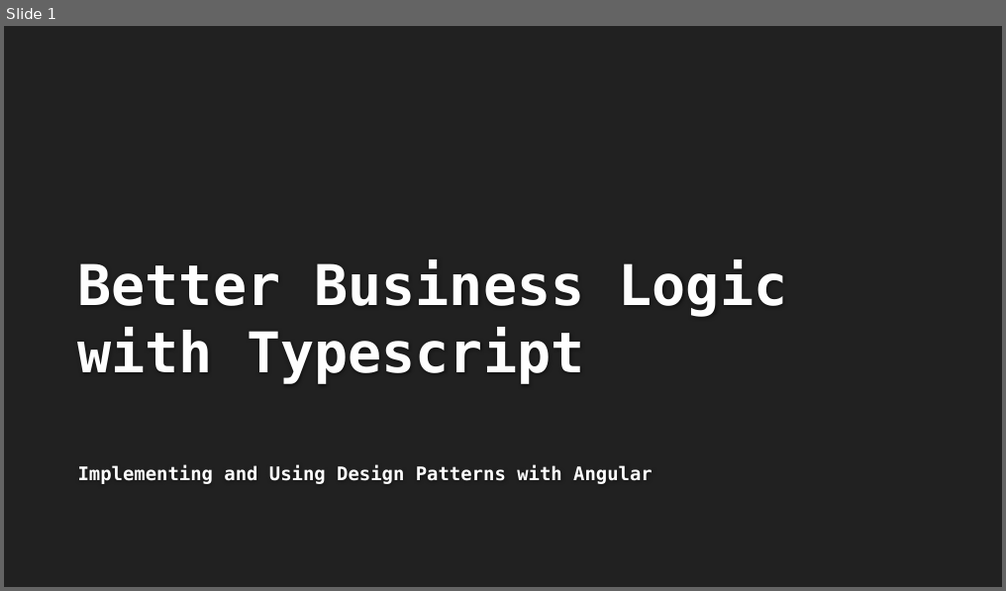
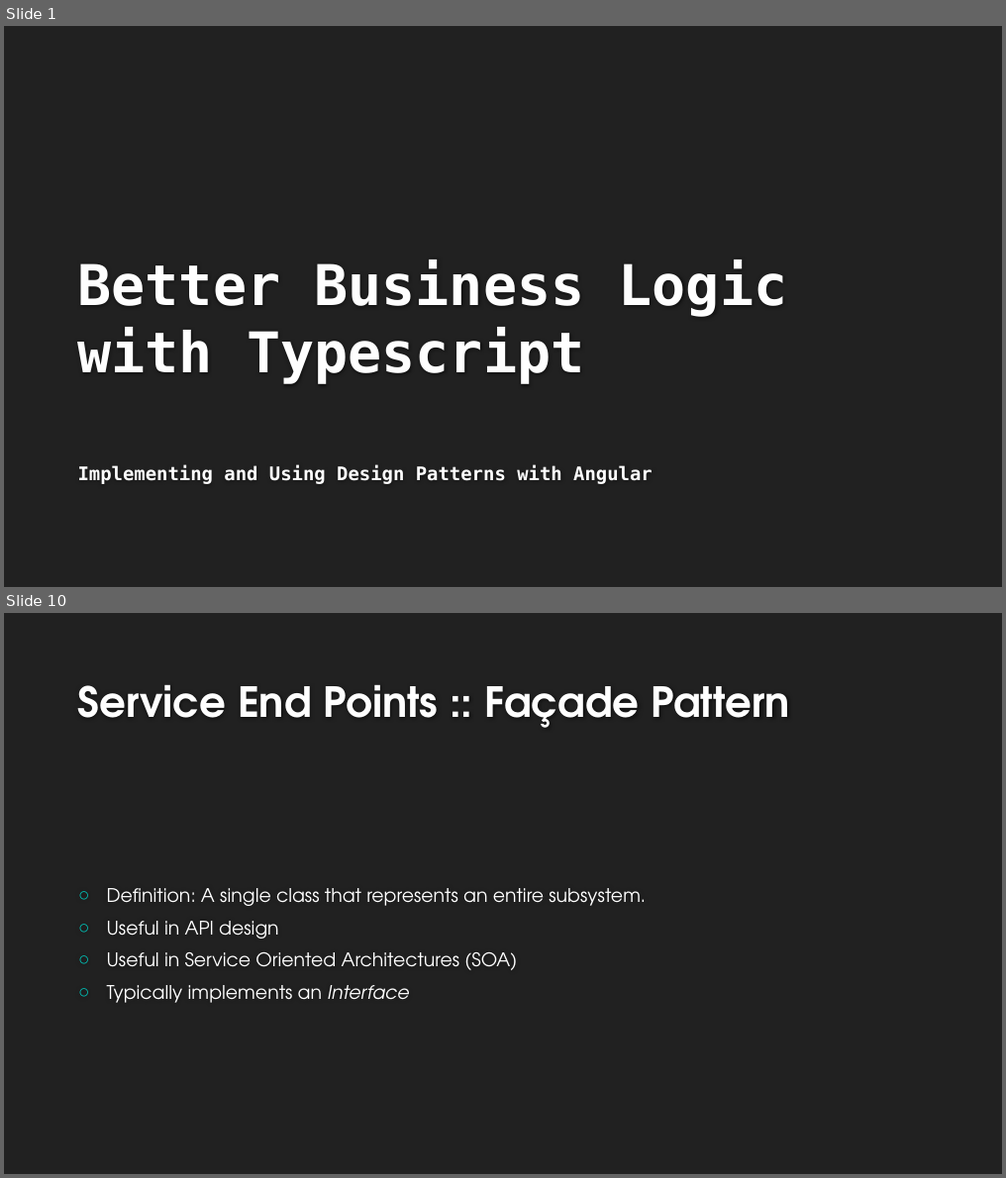
Before and after one commit to buildmotion/better-business-logic-with-typescript, a slide deck: Presentation/Better Business Logic with Typescript.pptx. Shown one above the other, each under a label of ours: slide 1 before the commit, slides 1 and 10 after it; the slides between them are not shown. The pictures are 1006x591 and 1006x1178 pixels, drawn with LibreOffice and Linux fonts; fonts in the diff are those of the drawing; background and template pictures are left out. Boxes give left, top, right and bottom in pixels: in the first picture for what was removed or moved away, otherwise in the second. Text is boxed around its words. In the diff, an @@ line names an element or a change of style, - is before the commit and + after.

Commit message:
facade pattern;

```diff
--- a/Presentation/Better Business Logic with Typescript.pptx
+++ b/Presentation/Better Business Logic with Typescript.pptx
@@ slide 10 added at <box>4,613,1002,1174</box>, background #212121 @@
@@ title added at <box>78,684,791,728</box>, 40 pt, text #FEFEFE, bold @@
+Service End Points :: Façade Pattern
@@ text added at <box>107,888,646,1003</box>, 18 pt, text #FFFFFF @@
+○ Definition: A single class that represents an entire subsystem.
+○ Useful in API design
+○ Useful in Service Oriented Architectures (SOA)
+○ Typically implements an Interface
```
Also in this commit, not shown: 11 slides changed.
